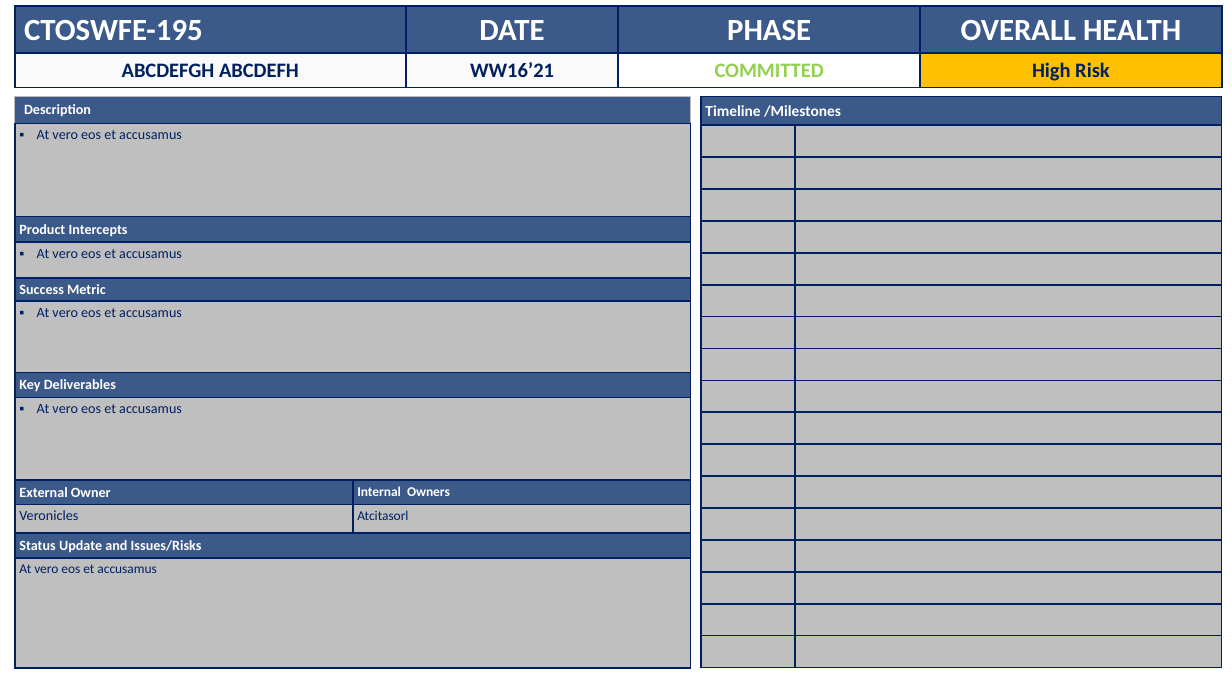
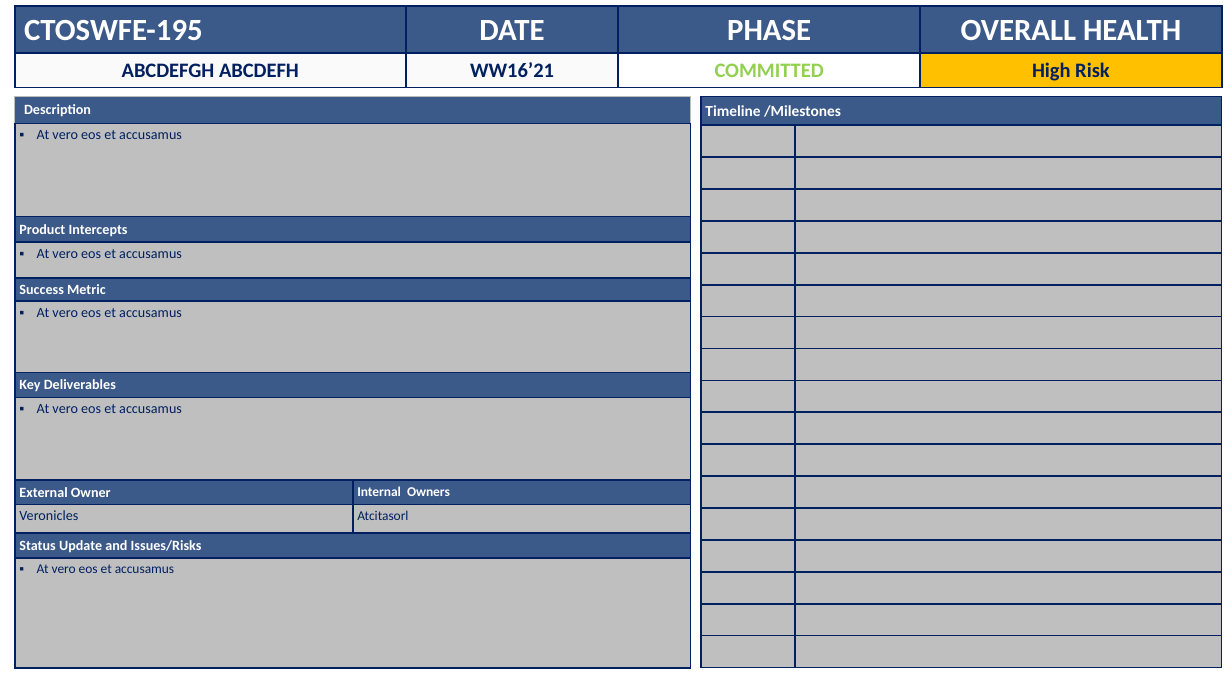
Before and after one commit to NguyenTatNhac/ppt-generator, a slide deck: slide 1 of src/main/resources/Template.pptx. Drawn at 1232x693 pixels with LibreOffice and Linux fonts; fonts in the diff are those of the drawing. Boxes give left, top, right and bottom in pixels: in the first picture for what was removed or moved away, otherwise in the second. Text is boxed around its words. In the diff, an @@ line names an element or a change of style, - is before the commit and + after.

```diff
--- a/src/main/resources/Template.pptx
+++ b/src/main/resources/Template.pptx
@@ table at (15, 97, 691, 668) @@
@@ bullet none to ▪ @@
```
Also in this commit, not shown: 2 other files.
